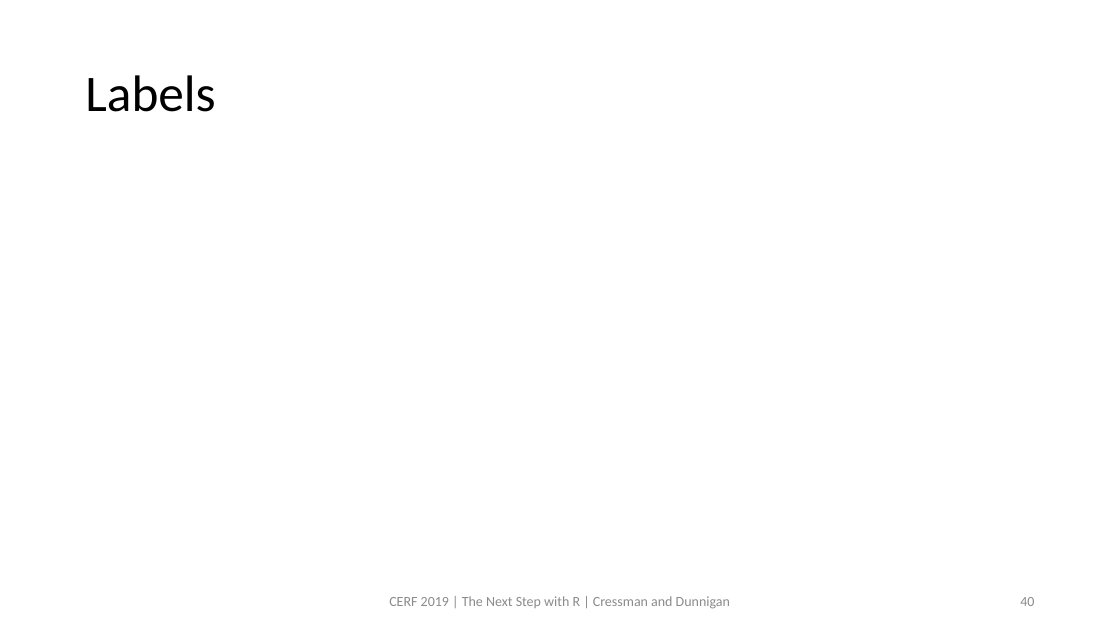
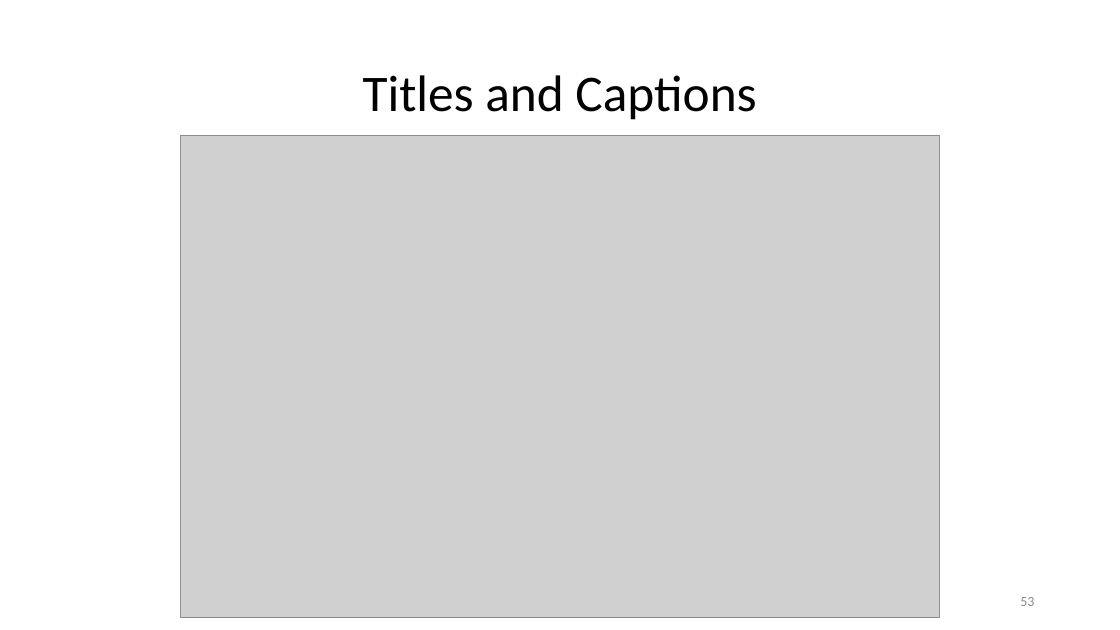
Before and after one commit to swmpkim/2019_CERF, a slide deck: slide 53 of slides/01_Visualize.pptx (slide 40 before the commit). Drawn at 1120x630 pixels with LibreOffice and Linux fonts; fonts in the diff are those of the drawing; grey boxes stand for pictures. Boxes give left, top, right and bottom in pixels: in the first picture for what was removed or moved away, otherwise in the second. Text is boxed around its words. In the diff, an @@ line names an element or a change of style, - is before the commit and + after.

```diff
--- a/slides/01_Visualize.pptx
+++ b/slides/01_Visualize.pptx
@@ title at <box>363,75,756,120</box>: text changed @@
-Labels
+Titles and Captions
@@ picture added at <box>181,135,940,618</box> @@
@@ text removed at <box>389,596,730,609</box> @@
-CERF 2019 | The Next Step with R | Cressman and Dunnigan
@@ page number at <box>1020,597,1034,606</box>: text changed @@
-40
+53
```
Also in this commit, not shown: 13 other slides changed, 18 slides added, 1 other file.
